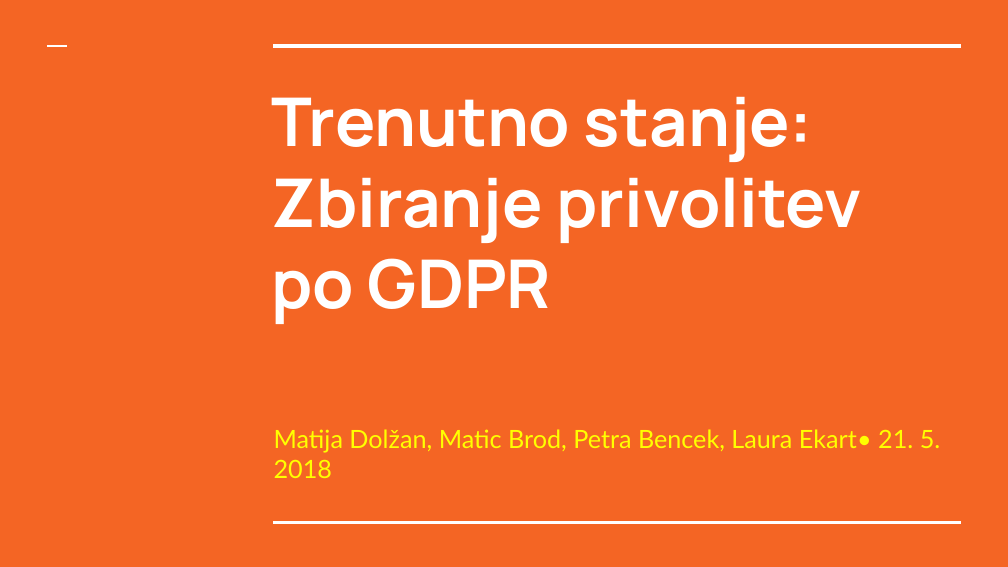
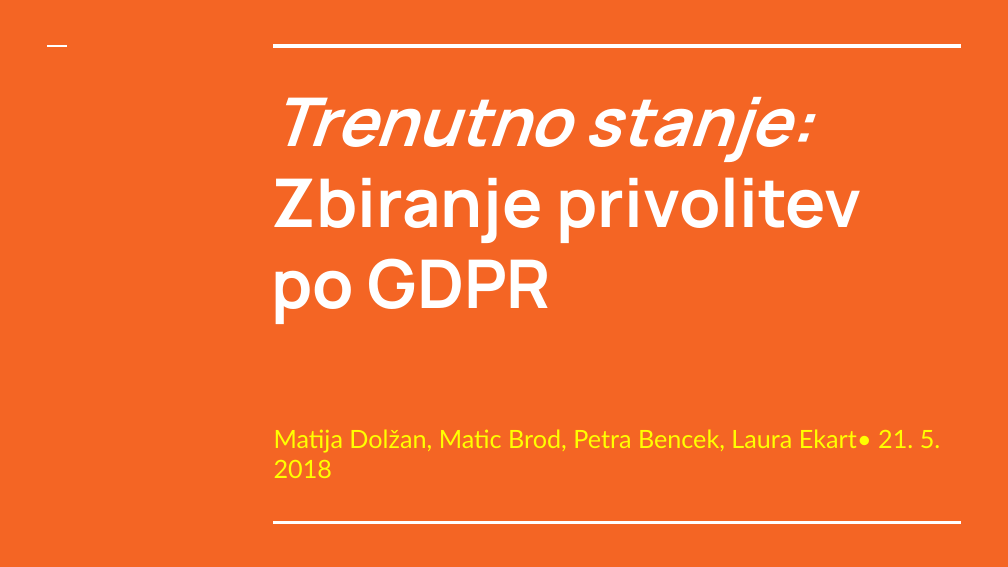
Before and after one commit to MatijaDolzan/Praktikum7, a slide deck: slide 1 of Seminar #1 Programiranje 2.pptx. Drawn at 1008x567 pixels with LibreOffice and Linux fonts; fonts in the diff are those of the drawing. Boxes give left, top, right and bottom in pixels: in the first picture for what was removed or moved away, otherwise in the second. Text is boxed around its words. In the diff, an @@ line names an element or a change of style, - is before the commit and + after.

```diff
--- a/Seminar #1 Programiranje 2.pptx
+++ b/Seminar #1 Programiranje 2.pptx
@@ title "Trenutno stanje: Zbiranje privolitev po ..." at bbox=[272, 96, 862, 324]: italic on in "Trenutno stanje:" @@
```
Also in this commit, not shown: 3 other slides changed.
